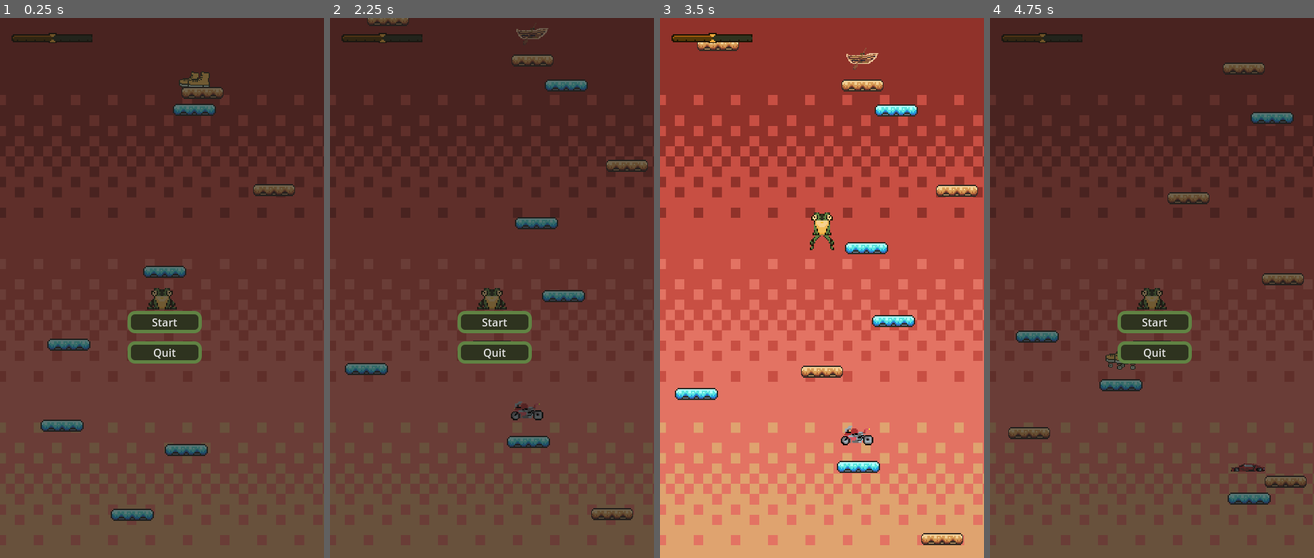
Above: before the commit, frames 1-4 (left to right).
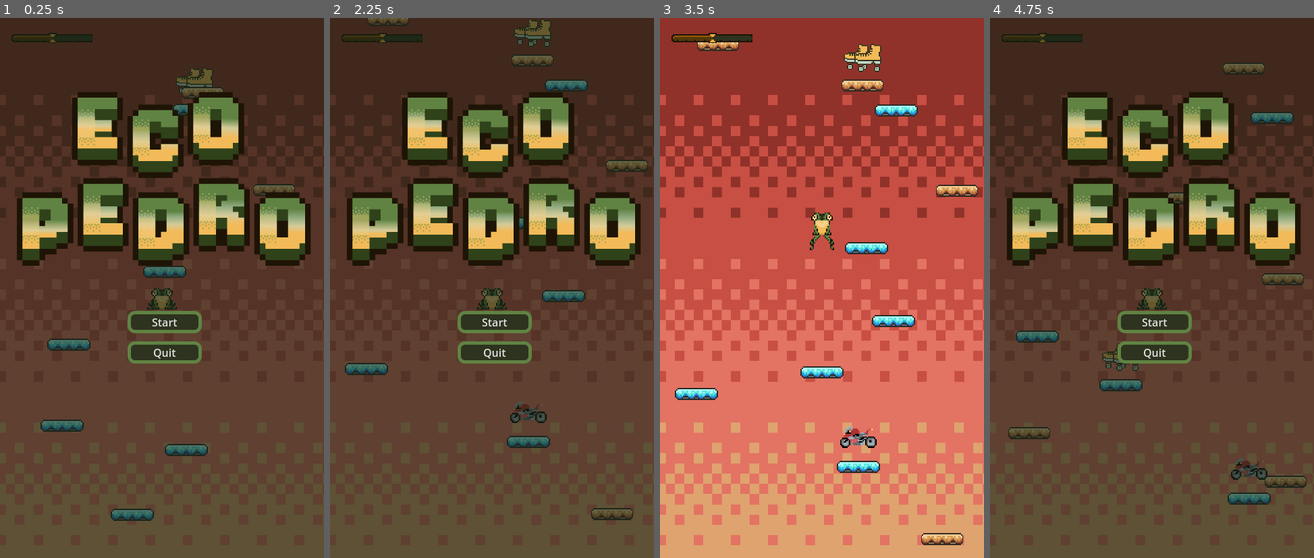
Above: after the commit, the same moments.

Repository: stefko-jam/Game_Jam
Game: Godot game, scene res://scenes/game.tscn
The game is run twice, just before and just after one commit, with the same random seed, the same clock (stepped at 60 frames per second) and the same inputs.
Inputs (mouse positions are in pixels of both pictures, inside the frame that each line leads up to):
- Up to frame 1 (0.25 s): no input
- Up to frame 2 (2.25 s): click "Start" at 0.5 s; hold D (right) 1.28-2 s; click (469, 336) at 2 s, where only the run before the commit has a clickable "Restart"
- Up to frame 3 (3.5 s): click "Start" at 2.75 s
- Up to frame 4 (4.75 s): hold D (right) 3.53-4.25 s; click (1129, 336) at 4.25 s, where only the run before the commit has a clickable "Restart"

The runs differ from the first frame. In frame 1, 17% of the frame differs, in the area x 5-96%, y 9-46%; in frame 2, 17%, in the area x 5-96%, y 0-75%; in frame 3, 0.9%; in frame 4, 17%.

Commit message:
Main Menu + platforms + items look changed

Diff:
--- a/assets/styles/theme_button.tres
+++ b/assets/styles/theme_button.tres
@@ -1,8 +1,20 @@
-[gd_resource type="Theme" load_steps=3 format=3 uid="uid://dbik2ws2p45a1"]
+[gd_resource type="Theme" load_steps=4 format=3 uid="uid://dbik2ws2p45a1"]
 
 [ext_resource type="StyleBox" uid="uid://dyo08diipuxhs" path="res://assets/styles/hover_button.tres" id="1_uqe1n"]
 [ext_resource type="StyleBox" uid="uid://bftq1yqep6822" path="res://assets/styles/normal_button.tres" id="2_1dtqe"]
 
+[sub_resource type="StyleBoxFlat" id="StyleBoxFlat_uqe1n"]
+bg_color = Color(0.180392, 0.2, 0.121569, 1)
+border_width_left = 5
+border_width_top = 5
+border_width_right = 5
+border_width_bottom = 5
+corner_radius_top_left = 10
+corner_radius_top_right = 10
+corner_radius_bottom_right = 10
+corner_radius_bottom_left = 10
+
 [resource]
 Button/styles/hover = ExtResource("1_uqe1n")
 Button/styles/normal = ExtResource("2_1dtqe")
+Button/styles/pressed = SubResource("StyleBoxFlat_uqe1n")
--- a/scenes/coin.tscn
+++ b/scenes/coin.tscn
@@ -1,11 +1,9 @@
-[gd_scene load_steps=16 format=3 uid="uid://c3q2o1lj4bvwu"]
+[gd_scene load_steps=12 format=3 uid="uid://c3q2o1lj4bvwu"]
 
 [ext_resource type="Script" uid="uid://xslvylf03egm" path="res://scripts/coin.gd" id="1_i64fm"]
 [ext_resource type="AudioStream" uid="uid://5ofw0xfsfaym" path="res://assets/sounds/coin.wav" id="3_11l1o"]
 [ext_resource type="Texture2D" uid="uid://dfeii71ru0dq6" path="res://assets/sprites/Rollers.png" id="3_wnlwo"]
 [ext_resource type="Texture2D" uid="uid://bib7w4b1v27b3" path="res://assets/sprites/Air_Balloon.png" id="4_d14el"]
-[ext_resource type="Texture2D" uid="uid://byq61v8p6w7t" path="res://assets/sprites/Bike.png" id="4_jig8b"]
-[ext_resource type="Texture2D" uid="uid://bx27mp5u8kptp" path="res://assets/sprites/rowingboat.png" id="5_xmuha"]
 
 [sub_resource type="AtlasTexture" id="AtlasTexture_11l1o"]
 atlas = ExtResource("4_d14el")
@@ -15,14 +13,6 @@
 atlas = ExtResource("3_wnlwo")
 region = Rect2(0, 0, 129, 97)
 
-[sub_resource type="AtlasTexture" id="AtlasTexture_jsmju"]
-atlas = ExtResource("4_jig8b")
-region = Rect2(0, 0, 132, 79)
-
-[sub_resource type="AtlasTexture" id="AtlasTexture_s0mny"]
-atlas = ExtResource("5_xmuha")
-region = Rect2(0, 0, 134, 93)
-
 [sub_resource type="SpriteFrames" id="SpriteFrames_ls27i"]
 animations = [{
 "frames": [{
@@ -31,12 +21,6 @@
 }, {
 "duration": 1.0,
 "texture": SubResource("AtlasTexture_kfxoj")
-}, {
-"duration": 1.0,
-"texture": SubResource("AtlasTexture_jsmju")
-}, {
-"duration": 1.0,
-"texture": SubResource("AtlasTexture_s0mny")
 }],
 "loop": false,
 "name": &"default",
@@ -149,10 +133,9 @@
 script = ExtResource("1_i64fm")
 
 [node name="AnimatedSprite2D" type="AnimatedSprite2D" parent="."]
-position = Vector2(0, -10)
-scale = Vector2(0.177819, 0.177819)
+position = Vector2(0, -11)
+scale = Vector2(0.215298, 0.215298)
 sprite_frames = SubResource("SpriteFrames_ls27i")
-frame_progress = 0.216553
 
 [node name="CollisionShape2D" type="CollisionShape2D" parent="."]
 position = Vector2(0, -14)
--- a/scenes/game.tscn
+++ b/scenes/game.tscn
@@ -49,6 +49,7 @@
 
 [node name="Platform" parent="Platforms" instance=ExtResource("1_yqjtg")]
 position = Vector2(-1, 16)
+script = null
 
 [node name="Boundarys" type="Node" parent="."]
 
@@ -81,7 +82,7 @@
 scale = Vector2(0.357332, 0.979668)
 
 [node name="CollisionShape2D" type="CollisionShape2D" parent="Player/Camera2D/killzone"]
-position = Vector2(8.12332, 633.012)
+position = Vector2(8.12332, 645.777)
 shape = SubResource("WorldBoundaryShape2D_iywne")
 
 [node name="HUD" type="CanvasLayer" parent="."]
@@ -99,9 +100,9 @@
 
 [node name="Score" type="Label" parent="HUD/GameManager"]
 offset_left = -117.0
-offset_top = -217.0
+offset_top = -209.0
 offset_right = -77.0
-offset_bottom = -194.0
+offset_bottom = -186.0
 scale = Vector2(1.0833, 1.18283)
 metadata/_edit_use_anchors_ = true
 
--- a/scenes/game_try_out_coin.tscn
+++ b/scenes/game_try_out_coin.tscn
@@ -25,12 +25,14 @@
 scale = Vector2(3.37923, 3.37923)
 
 [node name="Platform" parent="." instance=ExtResource("2_xprje")]
+script = null
 
 [node name="Player" parent="." instance=ExtResource("3_xkb3e")]
 position = Vector2(0, -43)
 
 [node name="Platform2" parent="." instance=ExtResource("2_xprje")]
 position = Vector2(44, -43)
+script = null
 
 [node name="negative_coin" parent="." instance=ExtResource("5_xkb3e")]
 position = Vector2(94, -65)
--- a/scenes/main_menu.tscn
+++ b/scenes/main_menu.tscn
@@ -1,7 +1,12 @@
-[gd_scene load_steps=4 format=3 uid="uid://dpifnm2ff81j6"]
+[gd_scene load_steps=7 format=3 uid="uid://dpifnm2ff81j6"]
 
 [ext_resource type="Script" uid="uid://dbkebwmjw0l1k" path="res://scripts/main_menu.gd" id="1_l6cm7"]
 [ext_resource type="Theme" uid="uid://dbik2ws2p45a1" path="res://assets/styles/theme_button.tres" id="2_ekxnf"]
+[ext_resource type="Texture2D" uid="uid://dh1livqpvojuh" path="res://assets/sprites/title.png" id="2_wu84c"]
+[ext_resource type="Theme" uid="uid://dbik2ws2p45a1" path="res://styles/theme_button.tres" id="3_bqqt6"]
+
+[sub_resource type="StyleBoxFlat" id="StyleBoxFlat_8ln24"]
+bg_color = Color(0.0823529, 0.137255, 0.0823529, 0.639216)
 
 [sub_resource type="AtlasTexture" id="AtlasTexture_wu84c"]
 
@@ -30,6 +35,15 @@
 offset_bottom = 199.0
 grow_horizontal = 2
 grow_vertical = 2
+theme_override_styles/panel = SubResource("StyleBoxFlat_8ln24")
+
+[node name="TextureRect" type="TextureRect" parent="."]
+layout_mode = 0
+offset_left = -215.0
+offset_top = -572.0
+offset_right = 221.0
+offset_bottom = -314.0
+texture = ExtResource("2_wu84c")
 
 [node name="VBoxContainer" type="VBoxContainer" parent="."]
 layout_mode = 1
@@ -55,5 +69,5 @@
 
 [node name="QuitButton" type="Button" parent="VBoxContainer"]
 layout_mode = 2
-theme = ExtResource("2_ekxnf")
+theme = ExtResource("3_bqqt6")
 text = "Quit"
--- a/scenes/negative_coin.tscn
+++ b/scenes/negative_coin.tscn
@@ -1,11 +1,9 @@
-[gd_scene load_steps=16 format=3 uid="uid://v0l7s1nmcxrv"]
+[gd_scene load_steps=12 format=3 uid="uid://v0l7s1nmcxrv"]
 
 [ext_resource type="Script" uid="uid://uxp5lmb3tejh" path="res://scripts/negative_coin.gd" id="1_ly17i"]
 [ext_resource type="Texture2D" uid="uid://b6svkdcnx8inu" path="res://assets/sprites/cruiseship.png" id="2_sjp14"]
 [ext_resource type="AudioStream" uid="uid://5ofw0xfsfaym" path="res://assets/sounds/coin.wav" id="3_11l1o"]
 [ext_resource type="Texture2D" uid="uid://hgeyd3wxo1ic" path="res://assets/sprites/Motorcycle.png" id="3_ly17i"]
-[ext_resource type="Texture2D" uid="uid://dblg3c1qobo24" path="res://assets/sprites/plane.png" id="4_kww2p"]
-[ext_resource type="Texture2D" uid="uid://bw2ypanmehbx4" path="res://assets/sprites/sportscar.png" id="5_0jfv2"]
 
 [sub_resource type="AtlasTexture" id="AtlasTexture_ly17i"]
 atlas = ExtResource("2_sjp14")
@@ -15,14 +13,6 @@
 atlas = ExtResource("3_ly17i")
 region = Rect2(0, 0, 130, 77)
 
-[sub_resource type="AtlasTexture" id="AtlasTexture_wo5qr"]
-atlas = ExtResource("4_kww2p")
-region = Rect2(0, 0, 132, 67)
-
-[sub_resource type="AtlasTexture" id="AtlasTexture_fkkt2"]
-atlas = ExtResource("5_0jfv2")
-region = Rect2(0, 0, 134, 34)
-
 [sub_resource type="SpriteFrames" id="SpriteFrames_ls27i"]
 animations = [{
 "frames": [{
@@ -31,12 +21,6 @@
 }, {
 "duration": 1.0,
 "texture": SubResource("AtlasTexture_f8orf")
-}, {
-"duration": 1.0,
-"texture": SubResource("AtlasTexture_wo5qr")
-}, {
-"duration": 1.0,
-"texture": SubResource("AtlasTexture_fkkt2")
 }],
 "loop": false,
 "name": &"default",
@@ -149,8 +133,8 @@
 script = ExtResource("1_ly17i")
 
 [node name="AnimatedSprite2D" type="AnimatedSprite2D" parent="."]
-position = Vector2(-1, -13)
-scale = Vector2(0.186532, 0.186532)
+position = Vector2(0, -12)
+scale = Vector2(0.210147, 0.210147)
 sprite_frames = SubResource("SpriteFrames_ls27i")
 
 [node name="CollisionShape2D" type="CollisionShape2D" parent="."]
--- a/scenes/platform.tscn
+++ b/scenes/platform.tscn
@@ -1,7 +1,8 @@
-[gd_scene load_steps=4 format=3 uid="uid://tjhp1kl5g3nj"]
+[gd_scene load_steps=5 format=3 uid="uid://tjhp1kl5g3nj"]
 
 [ext_resource type="Texture2D" uid="uid://26g8v3dk8mrv" path="res://assets/sprites/platforms.png" id="1_ba0x2"]
 [ext_resource type="Script" uid="uid://dyrof48sl550k" path="res://scripts/platform_base.gd" id="1_nlgqw"]
+[ext_resource type="Texture2D" uid="uid://dm4mjqb0jmyy0" path="res://assets/sprites/platform_good.png" id="3_507ja"]
 
 [sub_resource type="RectangleShape2D" id="RectangleShape2D_nlgqw"]
 size = Vector2(28, 7)
@@ -14,6 +15,17 @@
 region_enabled = true
 region_rect = Rect2(15.7627, 47.3772, 32.4829, 10.3594)
 
+[node name="Sprite2D2" type="Sprite2D" parent="."]
+visible = false
+texture = ExtResource("3_507ja")
+region_enabled = true
+region_rect = Rect2(15.7627, 47.3772, 32.4829, 10.3594)
+
 [node name="CollisionShape2D" type="CollisionShape2D" parent="."]
 shape = SubResource("RectangleShape2D_nlgqw")
 one_way_collision = true
+
+[node name="PlatformGood" type="Sprite2D" parent="."]
+visible = false
+scale = Vector2(0.235294, 0.235294)
+texture = ExtResource("3_507ja")
--- /dev/null
+++ b/styles/hover_button.tres
@@ -0,0 +1,14 @@
+[gd_resource type="StyleBoxFlat" format=3 uid="uid://dyo08diipuxhs"]
+
+[resource]
+bg_color = Color(0.180392, 0.2, 0.121569, 1)
+border_width_left = 5
+border_width_top = 5
+border_width_right = 5
+border_width_bottom = 5
+corner_radius_top_left = 10
+corner_radius_top_right = 10
+corner_radius_bottom_right = 10
+corner_radius_bottom_left = 10
+expand_margin_left = 5.0
+expand_margin_right = 5.0
--- /dev/null
+++ b/styles/normal_button.tres
@@ -0,0 +1,15 @@
+[gd_resource type="StyleBoxFlat" format=3 uid="uid://bftq1yqep6822"]
+
+[resource]
+bg_color = Color(0.180392, 0.2, 0.121569, 1)
+border_width_left = 5
+border_width_top = 5
+border_width_right = 5
+border_width_bottom = 5
+border_color = Color(0.376471, 0.513726, 0.262745, 1)
+corner_radius_top_left = 10
+corner_radius_top_right = 10
+corner_radius_bottom_right = 10
+corner_radius_bottom_left = 10
+expand_margin_left = 5.0
+expand_margin_right = 5.0
--- /dev/null
+++ b/styles/theme_button.tres
@@ -0,0 +1,9 @@
+[gd_resource type="Theme" load_steps=3 format=3 uid="uid://dbik2ws2p45a1"]
+
+[ext_resource type="StyleBox" uid="uid://dyo08diipuxhs" path="res://assets/styles/hover_button.tres" id="1_uqe1n"]
+[ext_resource type="StyleBox" uid="uid://bftq1yqep6822" path="res://assets/styles/normal_button.tres" id="2_1dtqe"]
+
+[resource]
+Button/styles/hover = ExtResource("1_uqe1n")
+Button/styles/normal = ExtResource("2_1dtqe")
+Button/styles/pressed = null
Binary file added: assets/sprites/platform_bad.png
Not shown, added: assets/sprites/platform_bad.png.import
Binary file added: assets/sprites/platform_good.png
Not shown, added: assets/sprites/platform_good.png.import
Binary file added: assets/sprites/title.png
Not shown, added: assets/sprites/title.png.import
